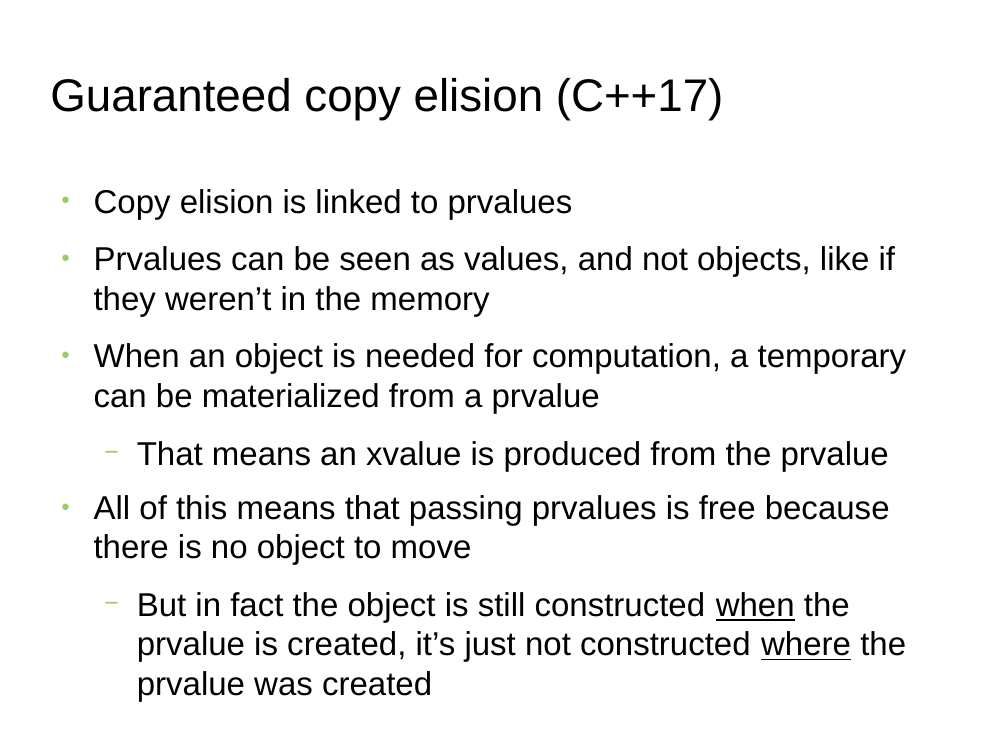
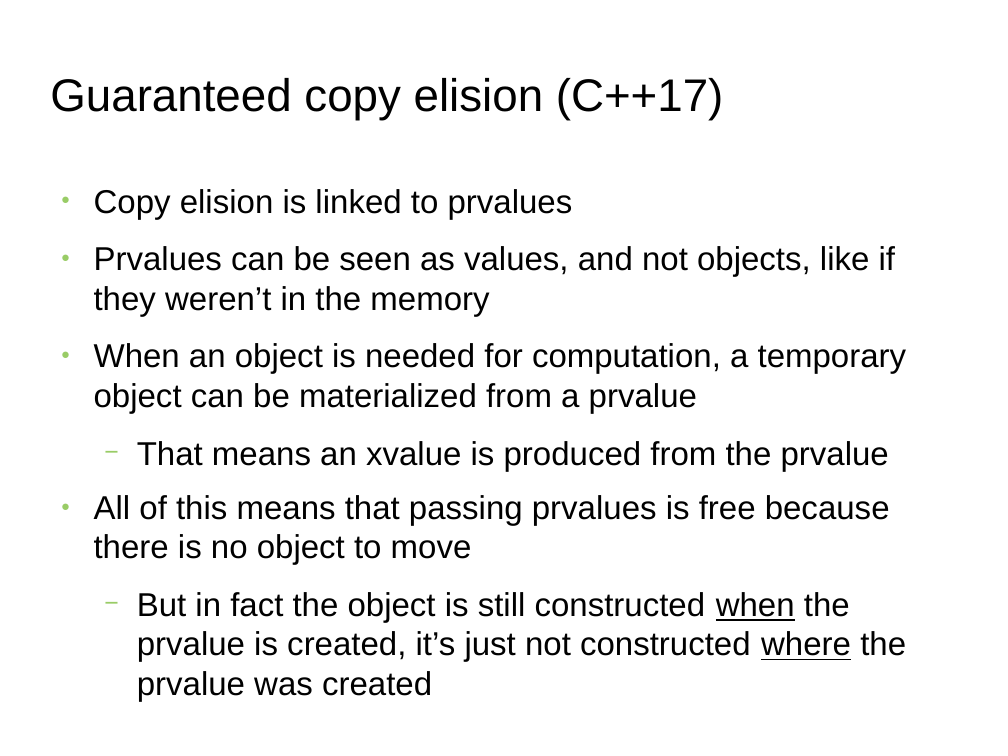
Before and after one commit to FranckRJ/CPP-trainings, a slide deck: slide 16 of traning-move.pt1.odp. Drawn at 1008x756 pixels with LibreOffice and Linux fonts; fonts in the diff are those of the drawing; background and template pictures are left out. Boxes give left, top, right and bottom in pixels: in the first picture for what was removed or moved away, otherwise in the second. Text is boxed around its words. In the diff, an @@ line names an element or a change of style, - is before the commit and + after.

```diff
--- a/traning-move.pt1.odp
+++ b/traning-move.pt1.odp
@@ text at [94, 343, 907, 414]: text changed @@
-● When an object is needed for computation, a temporary can be materialized from a prvalue
+● When an object is needed for computation, a temporary object can be materialized from a prvalue
```
Also in this commit, not shown: 2 other slides changed, 1 slide removed, 1 other file.
